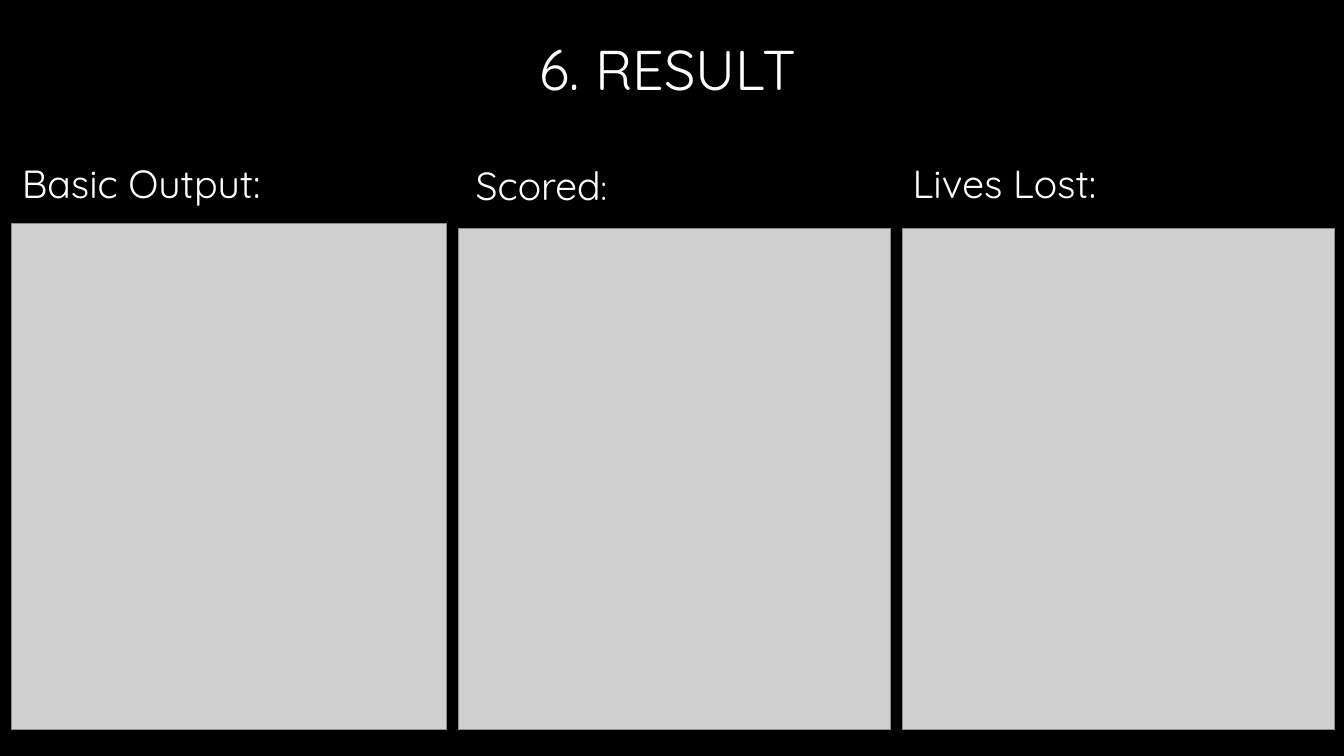
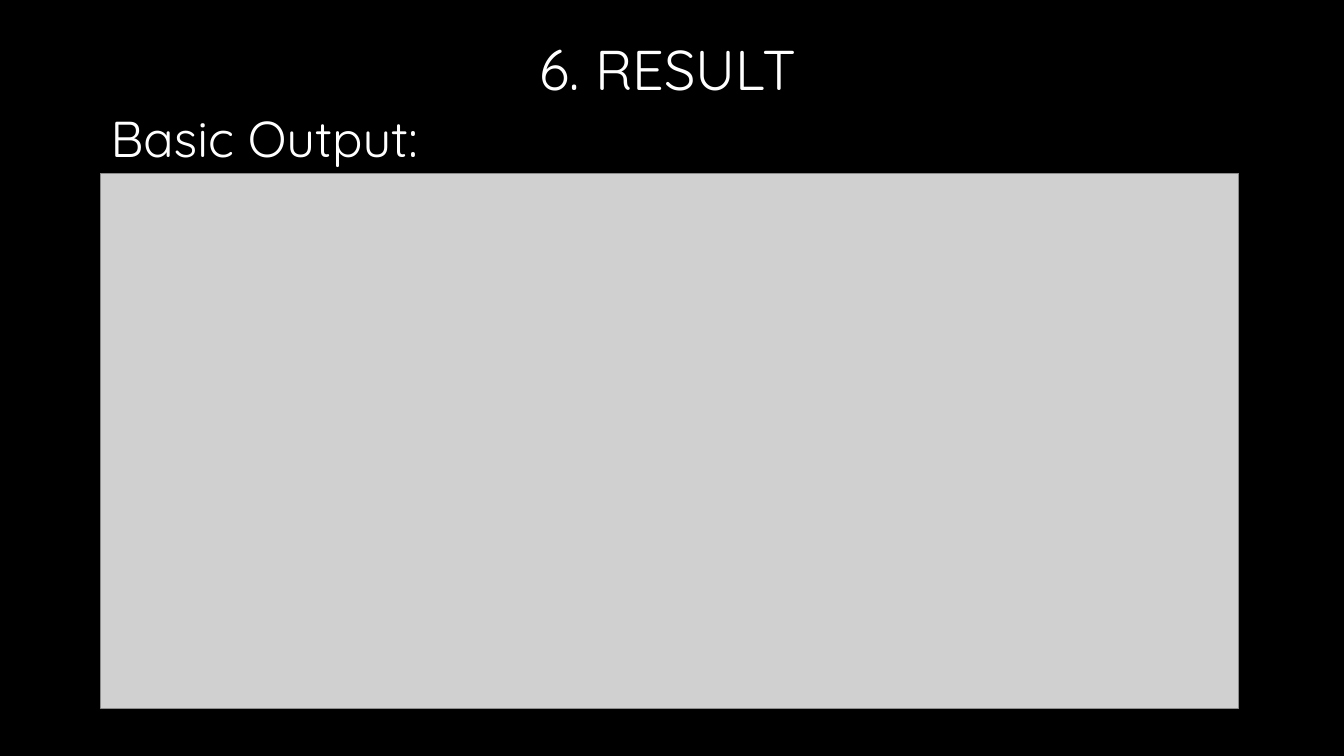
Before and after one commit to Rohith-Innamuri/OilSpill-Game, a slide deck: slide 11 of Project ppt.pptx (slide 10 before the commit). Drawn at 1344x756 pixels with LibreOffice and Linux fonts; fonts in the diff are those of the drawing; grey boxes stand for pictures; background and template pictures are left out. Boxes give left, top, right and bottom in pixels: in the first picture for what was removed or moved away, otherwise in the second. Text is boxed around its words. In the diff, an @@ line names an element or a change of style, - is before the commit and + after.

Commit message:
updating ppt

```diff
--- a/Project ppt.pptx
+++ b/Project ppt.pptx
@@ text "Basic Output:": place and size @@
-text "Basic Output:" at [22,170,260,206]
+text "Basic Output:" at [111,121,418,167]
@@ text "Basic Output:" at [111,121,418,167]: size 28 to 36 pt @@
@@ picture: place and size @@
-picture at [12,224,447,730]
+picture at [101,173,1239,709]
@@ text removed at [476,171,601,201] @@
-Scored:
@@ text removed at [913,170,1096,199] @@
-Lives Lost:
@@ picture removed at [459,228,891,730] @@
@@ picture removed at [902,228,1335,730] @@
```
Also in this commit, not shown: 2 other slides changed, 3 slides added, 4 other files.
